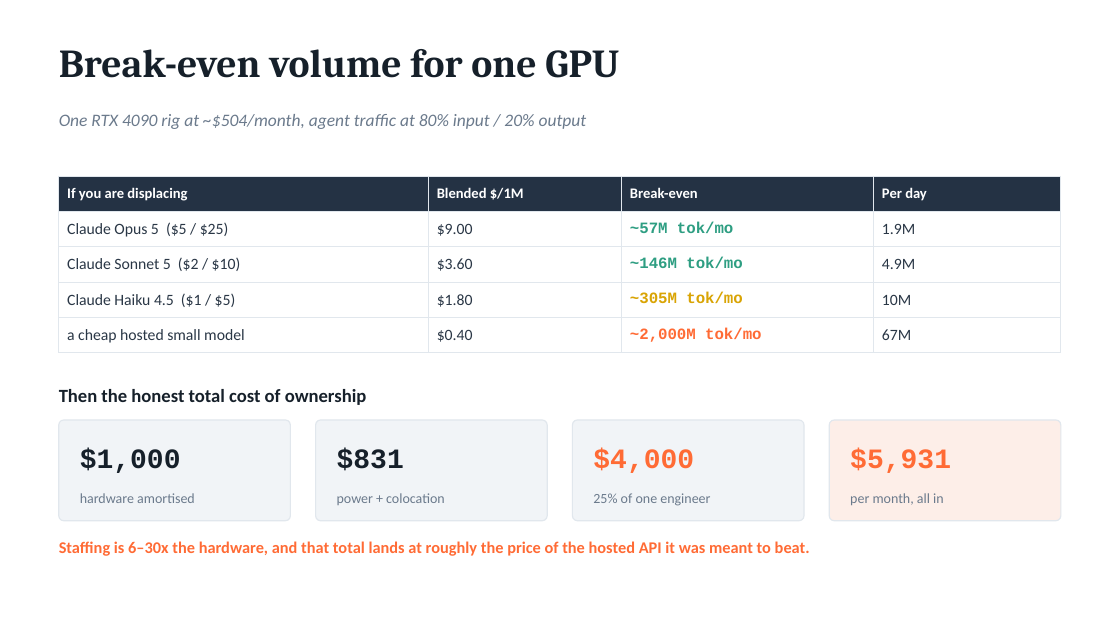
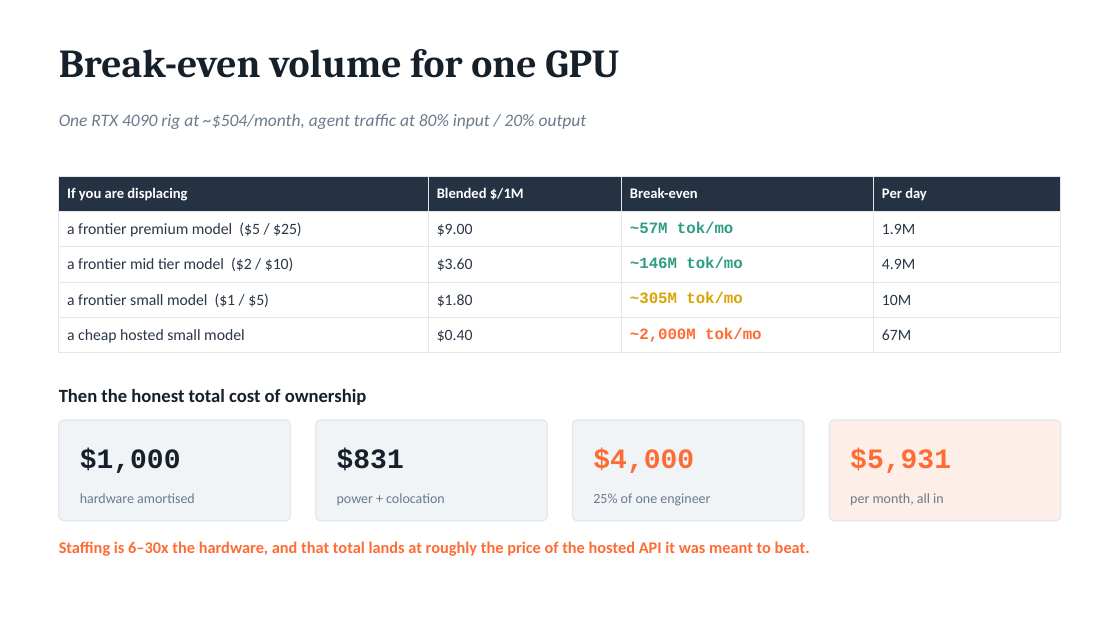
Before and after one commit to kashcm/slm-workshop, a slide deck: slide 31 of 01-deck/slm-class-deck.pptx. Drawn at 1120x630 pixels with LibreOffice and Linux fonts; fonts in the diff are those of the drawing. Boxes give left, top, right and bottom in pixels: in the first picture for what was removed or moved away, otherwise in the second. Text is boxed around its words. In the diff, an @@ line names an element or a change of style, - is before the commit and + after.

Commit message:
Replace vendor model names with durable capability tiers

```diff
--- a/01-deck/slm-class-deck.pptx
+++ b/01-deck/slm-class-deck.pptx
@@ table at <box>59,176,1061,347</box> @@
-row 2, column 1: Claude Opus 5 ($5 / $25)
+row 2, column 1: a frontier premium model ($5 / $25)
-row 3, column 1: Claude Sonnet 5 ($2 / $10)
+row 3, column 1: a frontier mid tier model ($2 / $10)
-row 4, column 1: Claude Haiku 4.5 ($1 / $5)
+row 4, column 1: a frontier small model ($1 / $5)
```
Also in this commit, not shown: 2 other slides changed, 3 other files.
